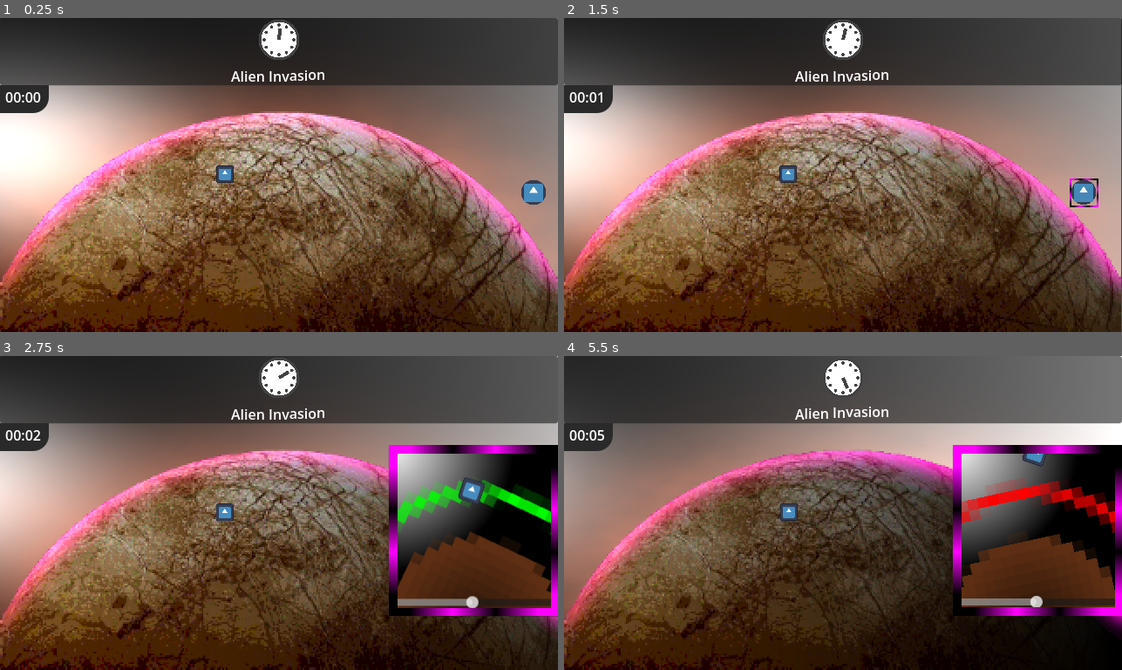
Above: before the commit, frames 1-4 (two rows, left to right).
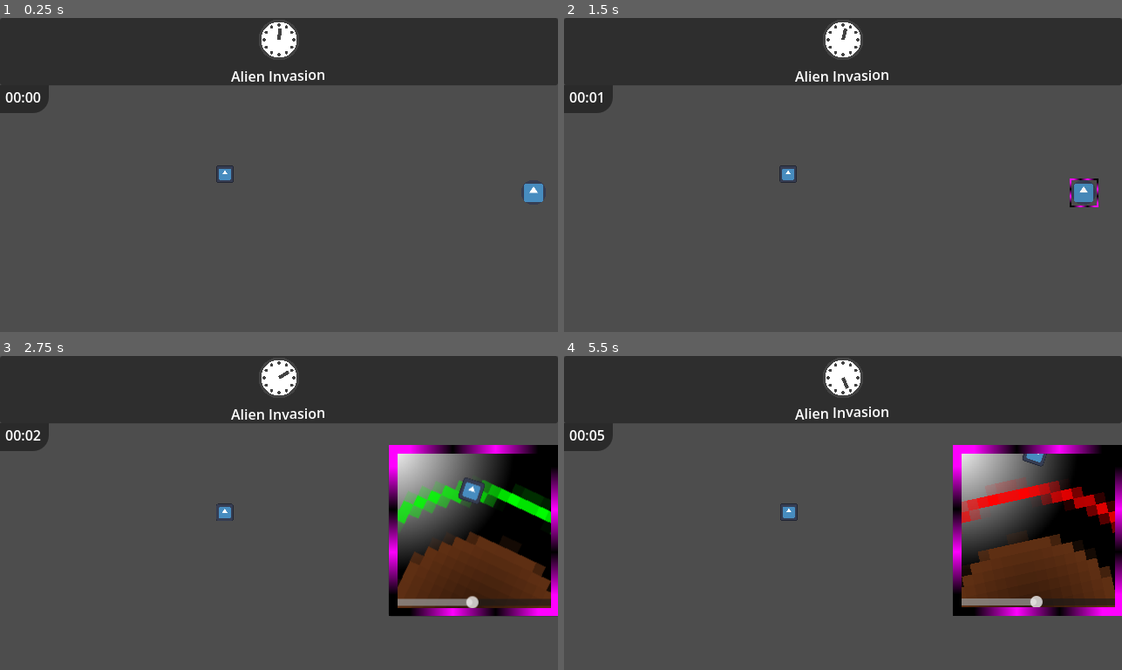
Above: after the commit, the same moments.

Repository: RedBlueCarrots/GMTK-2026
Game: Godot game, scene res://Scenes/main.tscn
Two runs of this game, one before a commit and one after it. Both use one fixed random seed, a clock stepped at 60 frames per second and the inputs below. The engine's default icon, where the game draws it, is replaced by a stand-in: a white triangle on a blue panel in a dark square.
Inputs (mouse positions are in pixels of both pictures, inside the frame that each line leads up to):
- Up to frame 1 (0.25 s): no input
- Up to frame 2 (1.5 s): move the mouse to (787, 175) at 0.52 s; click (787, 175) at 0.67 s; move the mouse to (1099, 193) at 1.27 s; click (1099, 193) at 1.42 s
- Up to frame 3 (2.75 s): move the mouse to (334, 443) at 2.02 s; click (334, 443) at 2.17 s
- Up to frame 4 (5.5 s): move the mouse to (815, 575) at 2.77 s; click (815, 575) at 2.92 s; move the mouse to (1010, 560) at 3.52 s; click (1010, 560) at 3.67 s; move the mouse to (675, 465) at 4.27 s; click (675, 465) at 4.42 s; move the mouse to (870, 513) at 5.02 s; click (870, 513) at 5.17 s

The runs differ from the first frame. In frame 1, 76% of the frame differs, in the area x 0-100%, y 0-100%; in frame 2, 77%; in frame 3, 64%; in frame 4, 69%.

Commit message:
added a basic settlement and added the night-time lighting, pink tint to be fixed

Diff:
--- a/Scenes/main.tscn
+++ b/Scenes/main.tscn
@@ -38,6 +38,7 @@
 
 [node name="Sprite2D" type="Sprite2D" parent="." unique_id=1779705212]
 material = ExtResource("3_kry3j")
+position = Vector2(640, -360)
 scale = Vector2(2, 2)
 texture = SubResource("GradientTexture2D_kry3j")
 
--- a/Scripts/Shaders/background.tres
+++ b/Scripts/Shaders/background.tres
@@ -1,8 +1,10 @@
 [gd_resource type="ShaderMaterial" format=3 uid="uid://de5eaaaicogyf"]
 
 [ext_resource type="Shader" uid="uid://cauera5g72p76" path="res://Scripts/background.gdshader" id="1_t06cq"]
-[ext_resource type="Texture2D" uid="uid://bfjyag38y0rdu" path="res://Assets/Art/europa.png" id="2_v000f"]
+[ext_resource type="Texture2D" uid="uid://cvrn5wbd8nq7x" path="res://Assets/Art/map.png" id="2_wyujy"]
 [ext_resource type="Texture2D" uid="uid://q1soj5ej5v3g" path="res://Assets/Art/mask.png" id="3_ayi13"]
+[ext_resource type="Texture2D" uid="uid://r1lbqr12l201" path="res://Assets/Art/lights.png" id="3_ui3s2"]
+[ext_resource type="Texture2D" uid="uid://bmxya4ets8t2o" path="res://Assets/Art/stars.png" id="4_lgb6v"]
 
 [sub_resource type="Gradient" id="Gradient_ynf5e"]
 
@@ -15,9 +17,11 @@
 
 [resource]
 shader = ExtResource("1_t06cq")
-shader_parameter/EUROPA = ExtResource("2_v000f")
+shader_parameter/EUROPA = ExtResource("2_wyujy")
 shader_parameter/MASK = ExtResource("3_ayi13")
 shader_parameter/NOISE = SubResource("NoiseTexture2D_6bp64")
-shader_parameter/windSpeed = 1.0
-shader_parameter/rpm = 1.0
+shader_parameter/STARS = ExtResource("4_lgb6v")
+shader_parameter/LIGHTS = ExtResource("3_ui3s2")
+shader_parameter/windSpeed = 0.2
+shader_parameter/rpm = 5.0
 shader_parameter/resolution = Vector2(320, 180)
--- a/Scripts/background.gdshader
+++ b/Scripts/background.gdshader
@@ -3,7 +3,9 @@
 uniform sampler2D EUROPA;
 uniform sampler2D MASK;
 uniform sampler2D NOISE;
-uniform sampler2D NIGHT;
+uniform sampler2D STARS;
+uniform sampler2D LIGHTS;
+uniform sampler2D UI;
 
 uniform float windSpeed = 1;
 uniform float rpm = 1;
@@ -11,44 +13,49 @@
 uniform vec2 resolution = vec2(320, 180);
 
 void vertex() {
-    // Called for every vertex the material is visible on.
+	// Called for every vertex the material is visible on.
 }
 
 vec2 int2(vec2 xy) {
-    xy.x = round(xy.x);
-    xy.y = round(xy.y);
-    return xy;
+	xy.x = round(xy.x);
+	xy.y = round(xy.y);
+	return xy;
 }
 
 void fragment() {
-    vec2 iuv = int2(UV * resolution) / resolution;
+	vec2 iuv = UV;
 
-    vec2 atmosphereRelPos = iuv - vec2(0.5, 0.8);
-    float atmosphereRadial = dot(atmosphereRelPos, atmosphereRelPos);
-    float atmosphereIntensity = 0.9 - atmosphereRadial;
+	vec2 atmosphereRelPos = iuv - vec2(0.5, 0.8);
+	float atmosphereRadial = dot(atmosphereRelPos, atmosphereRelPos);
+	float atmosphereIntensity = 0.9 - atmosphereRadial;
 
-    vec4 europa = texture(EUROPA, iuv);
-    vec4 mask = texture(MASK, iuv);
-    vec4 noise = texture(NOISE, fract(iuv + vec2((TIME + sin(TIME + UV.x) / 2.) * windSpeed,  sin(TIME + UV.y) * windSpeed / 2.)));
-    vec4 night = texture(NIGHT, iuv);
+	vec4 europa = texture(EUROPA, iuv);
+	vec4 mask = texture(MASK, iuv);
+	vec4 noise = texture(NOISE, fract(iuv + vec2((TIME + sin(TIME + UV.x) / 2.) * windSpeed,  sin(TIME + UV.y) * windSpeed / 2.)));
+	vec4 stars = texture(STARS, iuv);
+	vec4 lights = texture(LIGHTS, iuv);
+	vec4 ui = texture(UI, iuv);
 
-    float sunlight = cos(TIME * 2. * PI * rpm / 60. + iuv.x);
+	ui = vec4(0.);
 
-    vec4 lights = vec4(0.);
+	float sunlight = cos(TIME * 2. * PI * rpm / 60. + iuv.x + 0.25);
 
-    vec2 sunRelPos = iuv - vec2(tan(- TIME * PI * rpm / 60.), 0.4);
-    float sunRadial = dot(sunRelPos, sunRelPos);
-    float sunIntensity = 1. - sunRadial;
+	vec2 sunRelPos = iuv - vec2(tan(- TIME * PI * rpm / 60.), 0.4);
+	float sunRadial = dot(sunRelPos, sunRelPos);
+	float sunIntensity = 1. - sunRadial;
 
-    vec4 sunLayer = max(mask * pow(sunIntensity, 10), vec4(vec3(0),1));
-    vec4 europaLayer = europa * (sunlight + (1. - sunlight) * lights);
-    vec4 atmosphereLayer = mask * vec4(1, 0.4, 0.2, 1) * (noise * 0.25 + vec4(vec3(0.75), 1)) * pow(atmosphereIntensity, 4) * (1. + sunlight);
-    vec4 nightLayer = mask * night * (1. - sunlight);
+	vec4 sunLayer = max(vec4(mask.x) * pow(sunIntensity, 10), vec4(0));
+	vec4 europaLayer = (1. - mask.y) * max(europa * sunlight, europa * (lights * (1. - sunlight)));
+	vec4 atmosphereLayer = max(mask.x * vec4(1, 0.4, 0.2, 1) * (noise * 0.25 + vec4(vec3(0.75), 1)) * pow(atmosphereIntensity, 4) * (1. + sunlight), vec4(0));
+	vec4 starLayer = mask.y * stars * (1. - sunlight);
 
-    COLOR = vec4(vec3(0), 1000) + sunLayer + europaLayer + atmosphereLayer + nightLayer;
+	COLOR = max((sunLayer + europaLayer + atmosphereLayer + starLayer) * (1. - ui.w) + ui, vec4(vec3(0), 1));
+	//COLOR = max(europaLayer, vec4(vec3(0.), 1.));
+	//europa.w = max(europa.w, 1.);
+	//COLOR = europa;
 }
 
 void light() {
-    // Called for every pixel for every light affecting the CanvasItem.
-    // Uncomment to replace the default light processing function with this one.
+	// Called for every pixel for every light affecting the CanvasItem.
+	// Uncomment to replace the default light processing function with this one.
 }
Binary file added: Assets/Art/lights.png
Not shown, added: Assets/Art/lights.png.import
Binary file added: Assets/Art/lights_exterior.png
Not shown, added: Assets/Art/lights_exterior.png.import
Binary file added: Assets/Art/lights_interior.png
Not shown, added: Assets/Art/lights_interior.png.import
Binary file added: Assets/Art/map.png
Not shown, added: Assets/Art/map.png.import
Not shown, added: Assets/Art/shader.txt
